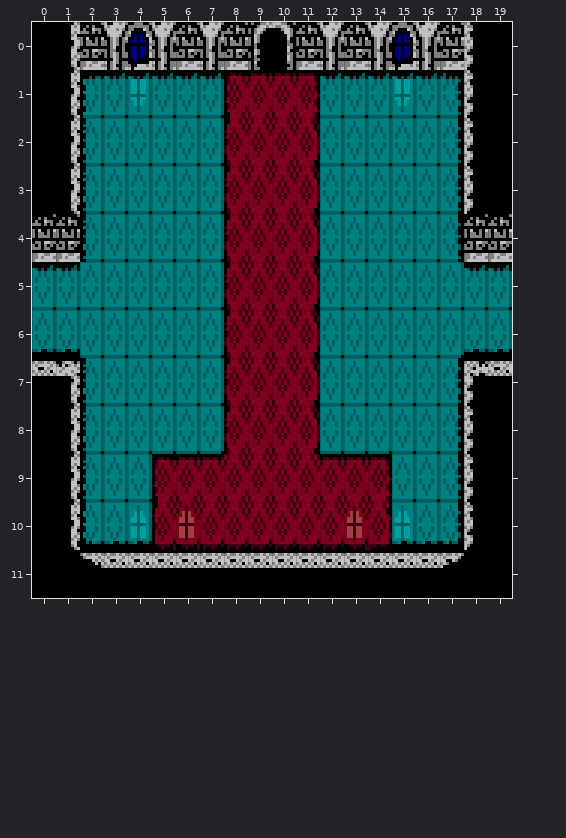
Two states of a Tiled map, tiled/castle_room_1.tmx. That is the earlier state.
Cells are 8x16 px. Shown: x 0..19, y 0..11.
Now the later version:
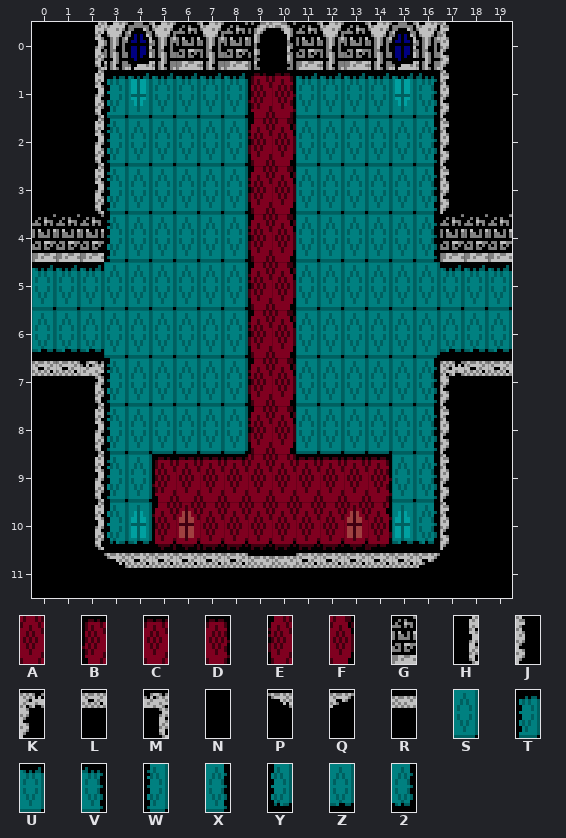
Key: from "castle_carpet": A 0, B 1, C 2, D 3, E 4, F 5; from "castle_stone": G 0, H 3, J 4, K 5, L 6, M 7, N 8, P 9, Q 10, R 19; from "castle_tile": S 0, T 1, U 2, V 3, W 4, X 5, Y 6, Z 7, 2 8.
_ is an empty cell, . an unchanged one.
What changed:
--- layer "Tile Layer 1"
@@ x 1..18 @@
- 0 HG..............GJ
- 1 HTU....BCCD....UVJ
- 2 HWS....EAAF....SXJ
- 3 HWS....EAAF....SXJ
- 4 .WS....EAAF....SX.
- 5 .S.....EAAF.....S.
- 6 .S.....EAAF.....S.
- 7 MWS....EAAF....SXK
- 8 HWS....EAAF....SXJ
- 9 HWS....A..A....SXJ
-10 HYZ............Z2J
-11 .PL.....LL.....LQ.
+ 0 NH..............JN
+ 1 NHT....UBDU....VJN
+ 2 NHW....SEFS....XJN
+ 3 NHW....SEFS....XJN
+ 4 .GW....SEFS....XG.
+ 5 .U.....SEFS.....U.
+ 6 .Z.....SEFS.....Z.
+ 7 LMW....SEFS....XKL
+ 8 NHW....SEFS....XJN
+ 9 NHW....C..C....XJN
+10 NHY............2JN
+11 .NP.....RR.....QN.
Boxes around the changes in both pictures, in picture pixels (x1, y1, x2, y2):
changed: (56, 22, 128, 568)
changed: (416, 22, 488, 568)
changed: (224, 73, 320, 460)
changed: (248, 553, 296, 565)
